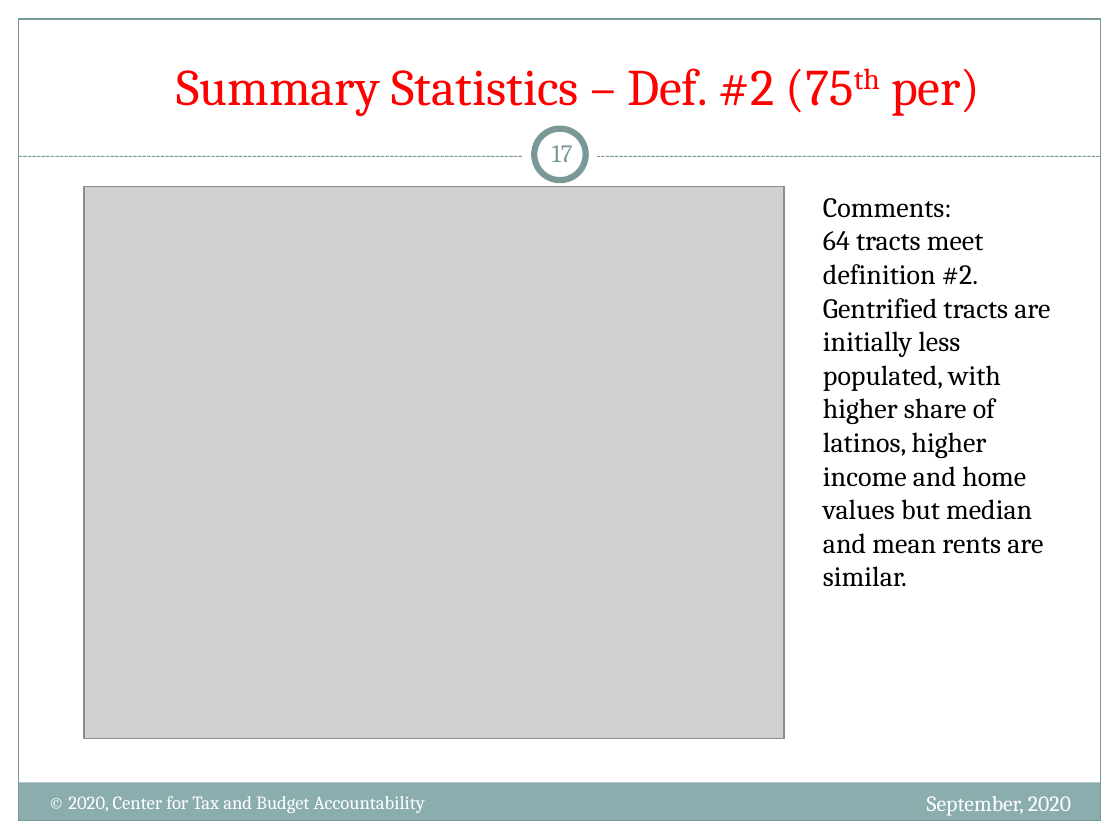
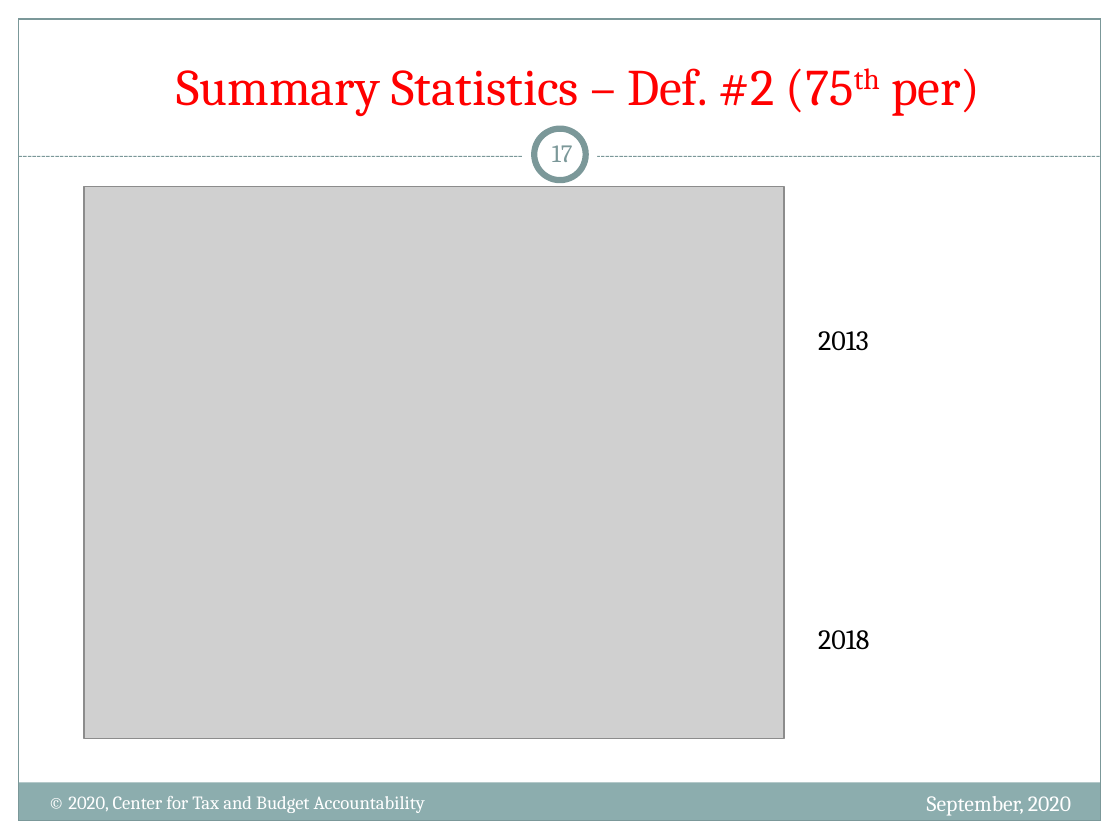
Before and after one commit to nanojgarcia/CTBA_FD, a slide deck: slide 17 of NHS - Gentrification in the City of Chicago.pptx. Drawn at 1120x840 pixels with LibreOffice and Linux fonts; fonts in the diff are those of the drawing; grey boxes stand for pictures. Boxes give left, top, right and bottom in pixels: in the first picture for what was removed or moved away, otherwise in the second. Text is boxed around its words. In the diff, an @@ line names an element or a change of style, - is before the commit and + after.

```diff
--- a/NHS - Gentrification in the City of Chicago.pptx
+++ b/NHS - Gentrification in the City of Chicago.pptx
@@ text removed at bbox=[823, 198, 1050, 587] @@
-Comments:
-64 tracts meet definition #2. Gentrified tracts are initially less populated, with higher share of latinos, higher income and home values but median and mean rents are similar.
@@ text added at bbox=[818, 331, 869, 351], 18 pt, text #000000 @@
+2013
@@ text added at bbox=[818, 630, 869, 650], 18 pt, text #000000 @@
+2018
```
Also in this commit, not shown: 15 other slides changed, 1 slide added, 1 other file.
